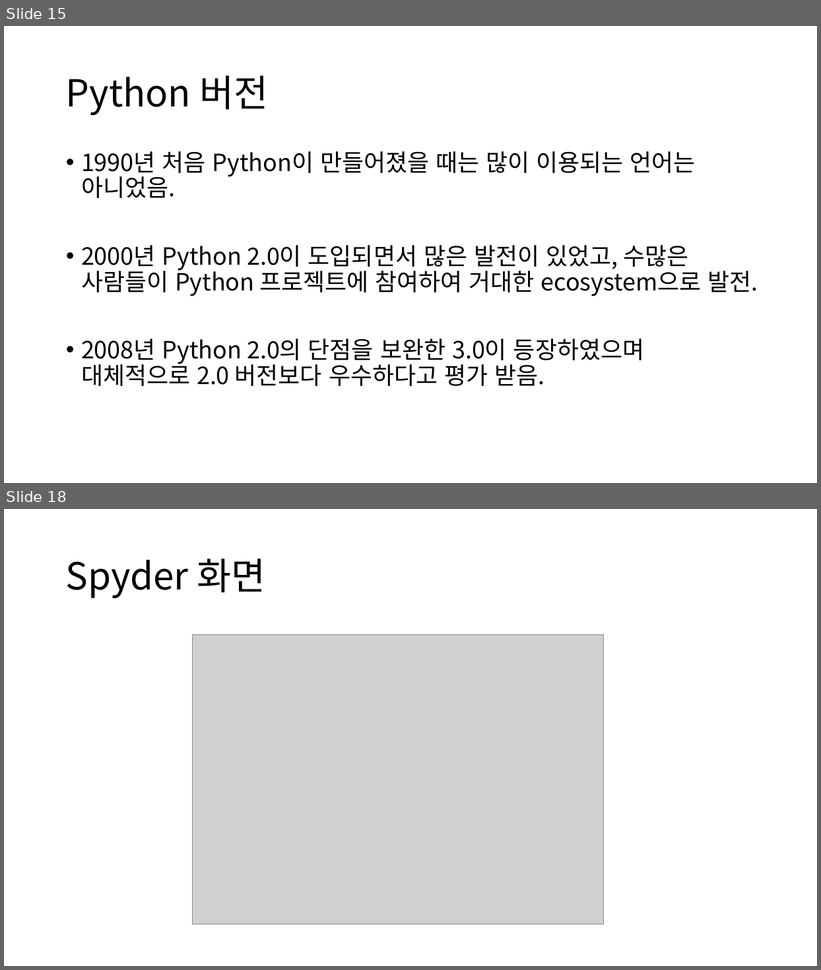
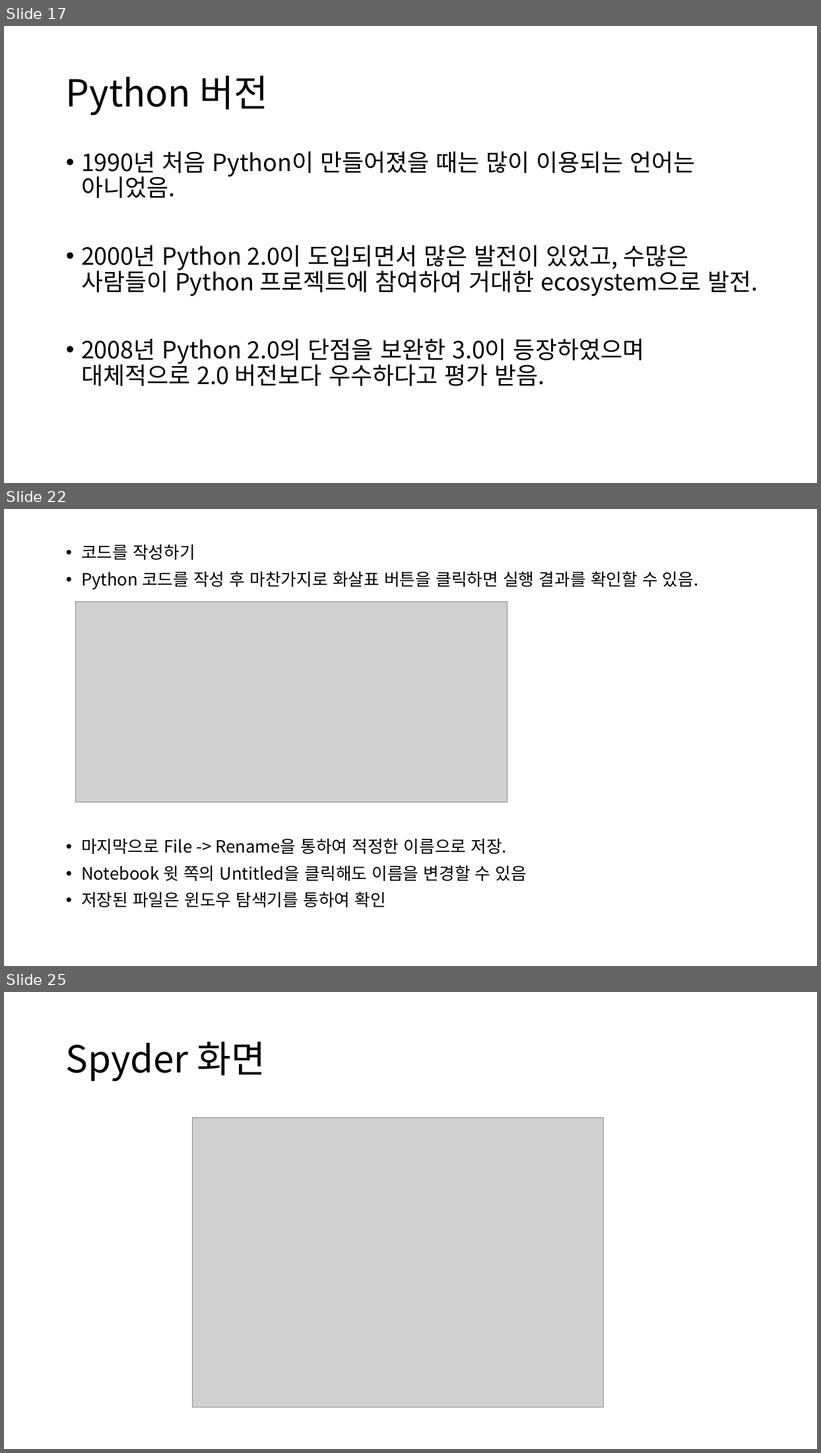
Before and after one commit to ksublee/SPuP, a slide deck: ppt/Python_1_소개.pptx. Shown one above the other, each under a label of ours: slides 15 and 18 before the commit, slides 17, 22 and 25 after it; the slides between them are not shown. The pictures are 821x970 and 821x1453 pixels, drawn with LibreOffice and Linux fonts; fonts in the diff are those of the drawing; grey boxes stand for pictures. Boxes give left, top, right and bottom in pixels: in the first picture for what was removed or moved away, otherwise in the second. Text is boxed around its words. In the diff, an @@ line names an element or a change of style, - is before the commit and + after.

```diff
--- a/ppt/Python_1_소개.pptx
+++ b/ppt/Python_1_소개.pptx
@@ slide 22 added at (4,509,817,966), background #FFFFFF @@
@@ text added at (81,544,699,908), 20 pt, text #000000 @@
+• 코드를 작성하기
+• Python 코드를 작성 후 마찬가지로 화살표 버튼을 클릭하면 실행 결과를 확인할 수 있음.
+• 마지막으로 File -> Rename을 통하여 적정한 이름으로 저장.
+• Notebook 윗 쪽의 Untitled을 클릭해도 이름을 변경할 수 있음
+• 저장된 파일은 윈도우 탐색기를 통하여 확인
@@ picture added at (75,601,507,803) @@
@@ what was slide 15 is now slide 17 @@
@@ what was slide 18 is now slide 25 @@
```
Also in this commit, not shown: 5 slides changed, 4 other slides added.
